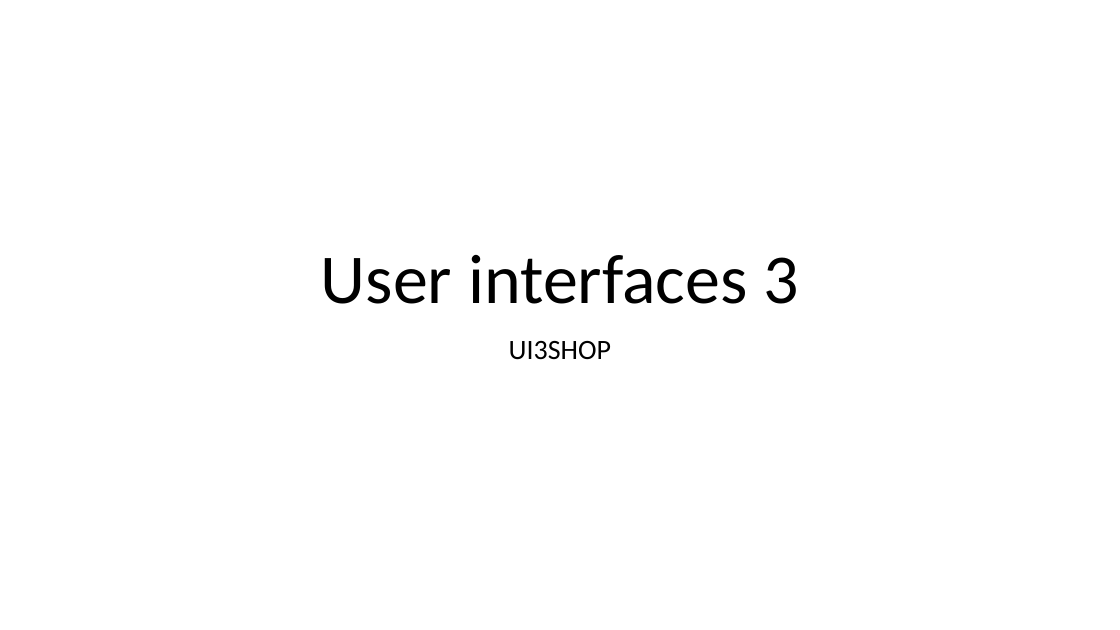
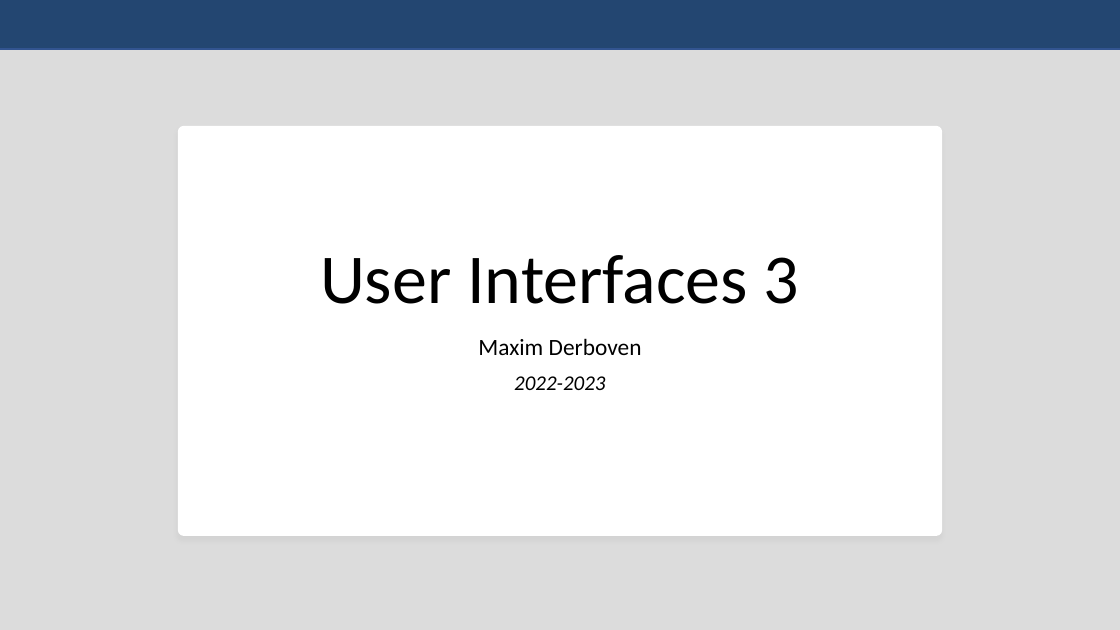
Before and after one commit to maximderboven/shop-management, a slide deck: slide 1 of presentatie.pptx. Drawn at 1120x630 pixels with LibreOffice and Linux fonts; fonts in the diff are those of the drawing. Boxes give left, top, right and bottom in pixels: in the first picture for what was removed or moved away, otherwise in the second. Text is boxed around its words. In the diff, an @@ line names an element or a change of style, - is before the commit and + after.

Commit message:
Added presentation

```diff
--- a/presentatie.pptx
+++ b/presentatie.pptx
@@ background #FFFFFF to #DCDCDC @@
@@ rectangle added at bbox=[0, 0, 1120, 49], fill #234671, outline #325491 1 pt @@
@@ rounded rectangle added at bbox=[178, 126, 943, 536], fill #FFFFFF @@
@@ title at bbox=[320, 255, 799, 304]: text changed @@
-User interfaces 3
+User Interfaces 3
@@ subtitle at bbox=[478, 338, 642, 390]: text changed; size 24 to 20 pt @@
-UI3SHOP
+Maxim Derboven
+2022-2023
```
Also in this commit, not shown: 1 other slide changed, 5 slides added, 2 slides removed, 11 other files.
